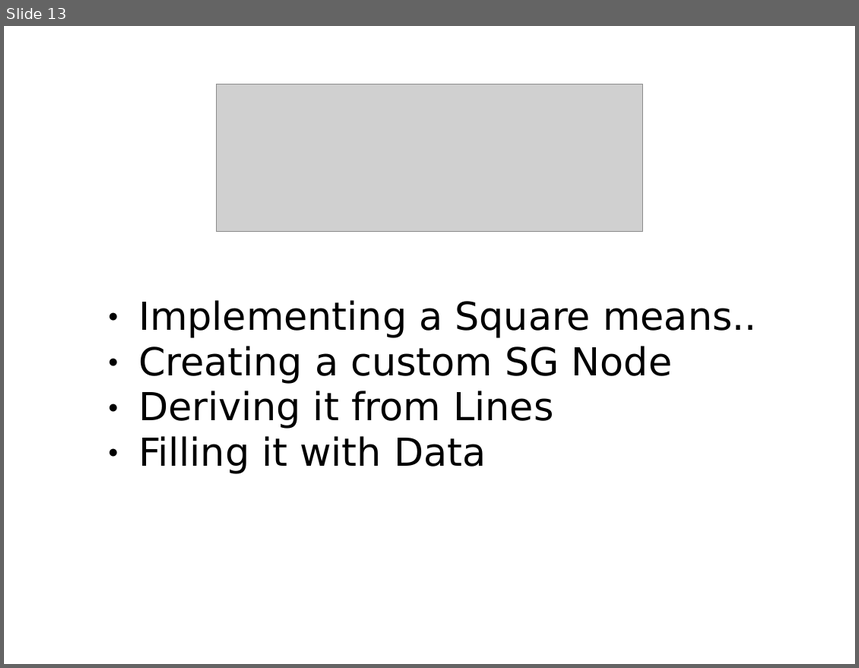
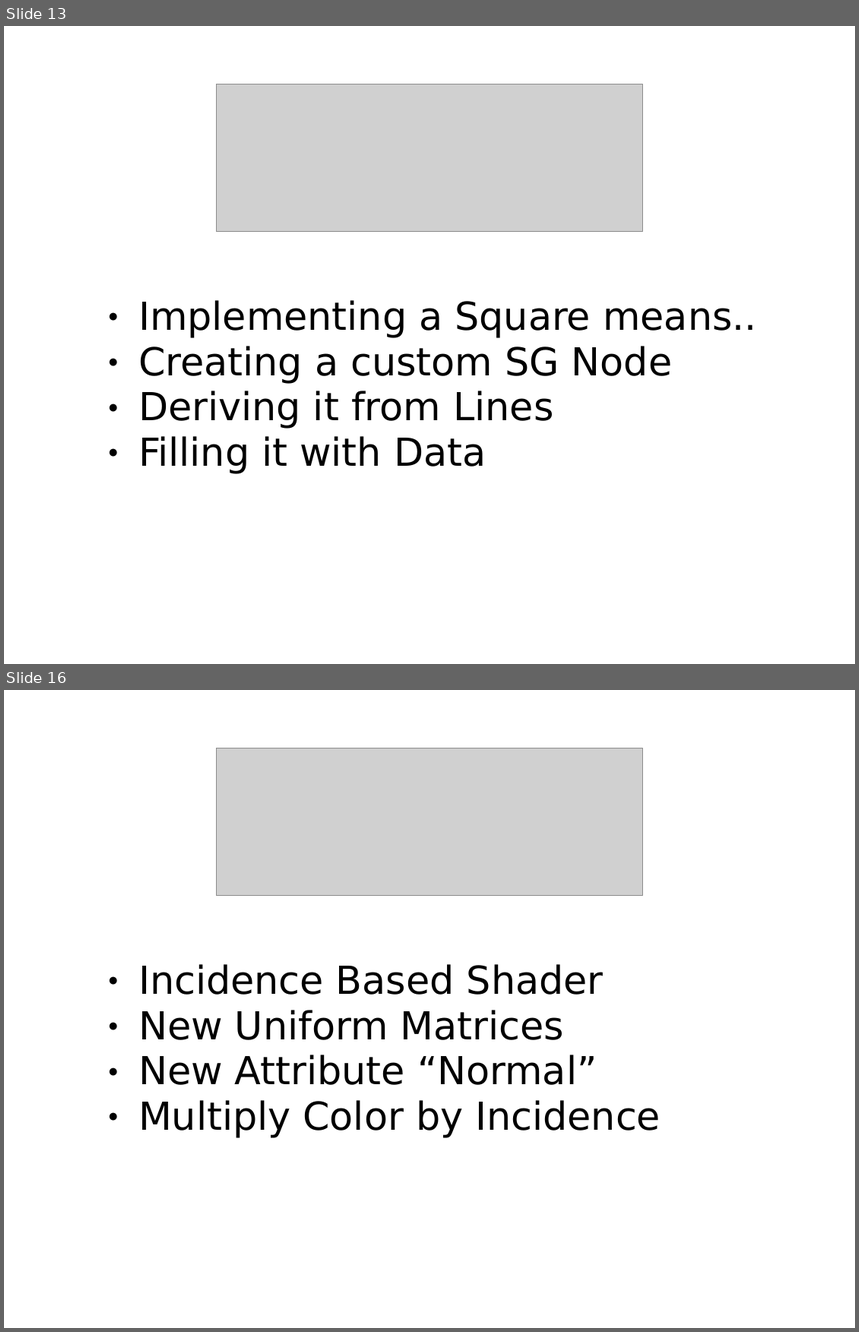
Before and after one commit to Amin4D/JSSceneGraph, a slide deck: Apps/Sample/Tutorials/Presentations/tutorials.ppt. Shown one above the other, each under a label of ours: slide 13 before the commit, slides 13 and 16 after it; the slides between them are not shown. The pictures are 859x668 and 859x1332 pixels, drawn with LibreOffice and Linux fonts; fonts in the diff are those of the drawing; grey boxes stand for pictures. Boxes give left, top, right and bottom in pixels: in the first picture for what was removed or moved away, otherwise in the second. Text is boxed around its words. In the diff, an @@ line names an element or a change of style, - is before the commit and + after.

```diff
--- a/Apps/Sample/Tutorials/Presentations/tutorials.ppt
+++ b/Apps/Sample/Tutorials/Presentations/tutorials.ppt
@@ slide 16 added at (x1=4, y1=690, x2=855, y2=1328), background #FFFFFF @@
@@ picture added at (x1=216, y1=748, x2=643, y2=895) @@
@@ text added at (x1=139, y1=964, x2=661, y2=1138), 36 pt, text #000000 @@
+● Incidence Based Shader
+● New Uniform Matrices
+● New Attribute “Normal”
+● Multiply Color by Incidence
```
Also in this commit, not shown: 2 other slides added, 8 other files.
